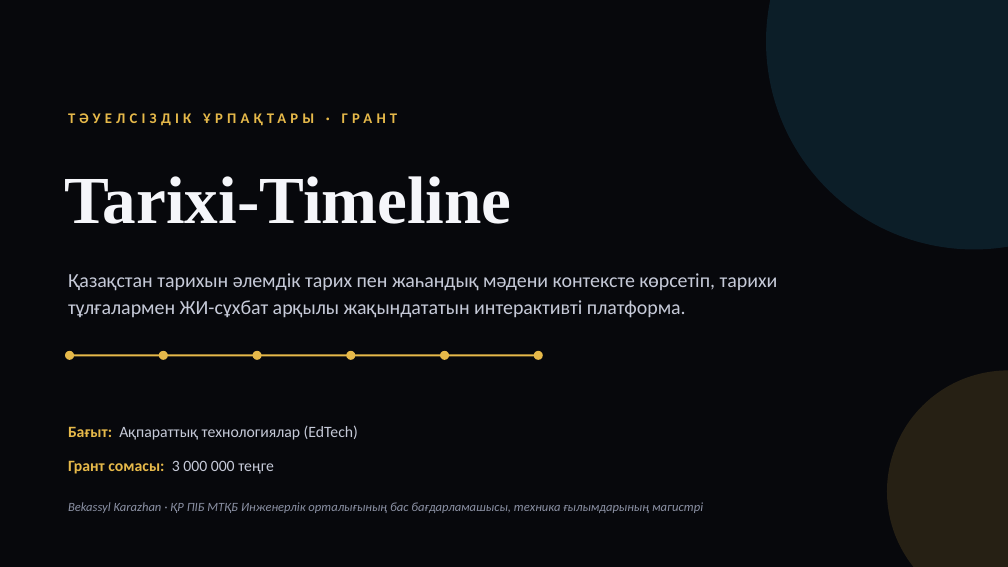
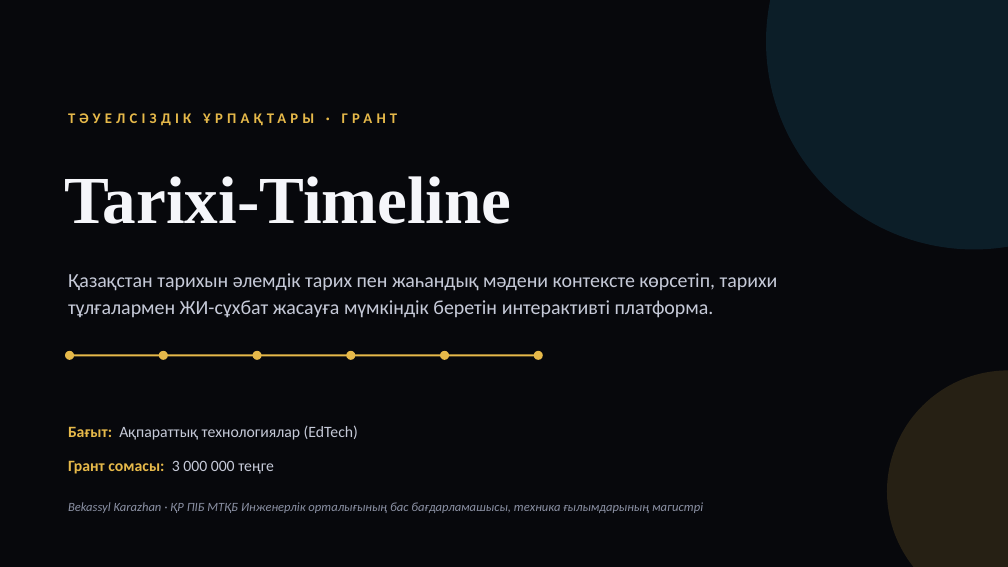
Before and after one commit to bekarazhan/tarixi-timeline, a slide deck: slide 1 of grant-presentation/Tarixi-Timeline_Tauelsizdik_urpaqtary.pptx. Drawn at 1008x567 pixels with LibreOffice and Linux fonts; fonts in the diff are those of the drawing. Boxes give left, top, right and bottom in pixels: in the first picture for what was removed or moved away, otherwise in the second. Text is boxed around its words. In the diff, an @@ line names an element or a change of style, - is before the commit and + after.

```diff
--- a/grant-presentation/Tarixi-Timeline_Tauelsizdik_urpaqtary.pptx
+++ b/grant-presentation/Tarixi-Timeline_Tauelsizdik_urpaqtary.pptx
@@ text at box(68, 273, 778, 318): text changed @@
-Қазақстан тарихын әлемдік тарих пен жаһандық мәдени контексте көрсетіп, тарихи тұлғалармен ЖИ-сұхбат арқылы жақындататын интерактивті платформа.
+Қазақстан тарихын әлемдік тарих пен жаһандық мәдени контексте көрсетіп, тарихи тұлғалармен ЖИ-сұхбат жасауға мүмкіндік беретін интерактивті платформа.
```
Also in this commit, not shown: 6 other slides changed, 5 other files.
